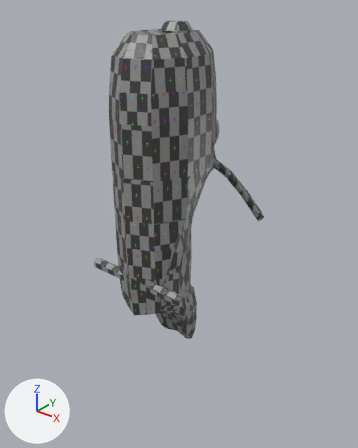
What one commit did to the COLLADA model collada/bike_02.dae.
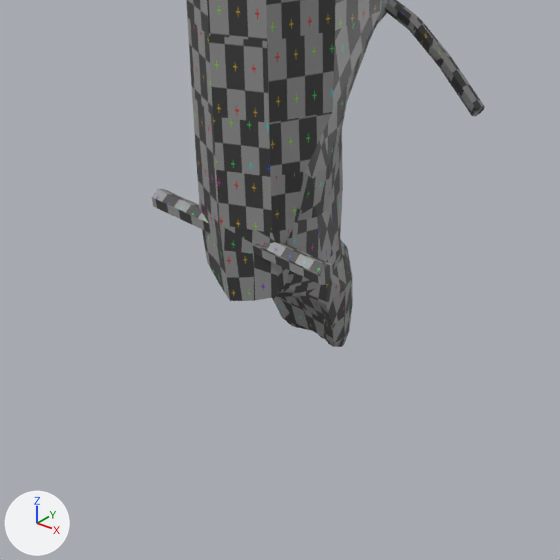
Each version appears first whole from a 50 mm camera at (1.869, -1.572, 0.916) aimed at (0.008, 0.754, -0.526), and next in a close-up on the part from 5% to 85% of the width and 36% to 100% of the height. The axes (+X, +Y, +Z) are drawn at lower left. The lights are the same throughout. Where no turn or scale is listed for an object, it has been applied to the vertices.
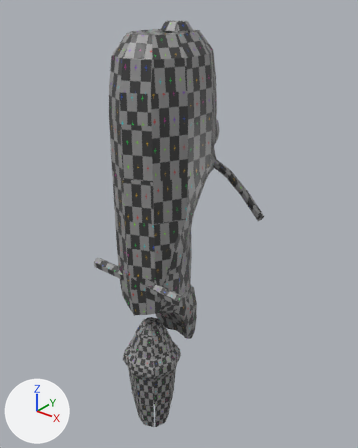
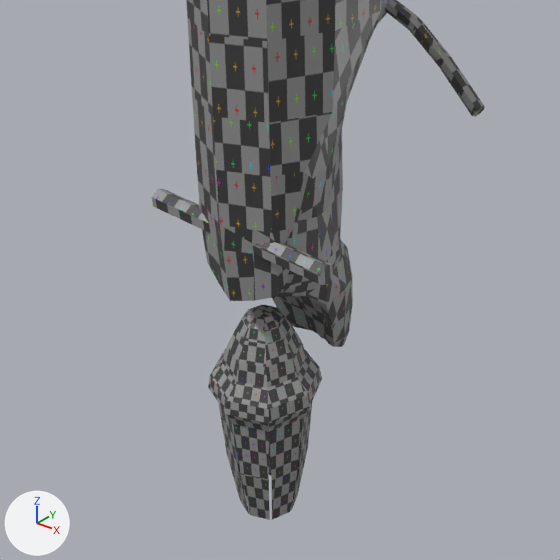
The newer file is also turned or shifted as a whole; pictures and numbers use the older file's frame.

What differs and where, as boxes (x1, y1, x2, y2) in the close-ups (560 x 560 px):
'mono_jet_02', added: after (208, 305, 322, 520)

What changed in the scene script:
```text
Add mat_material_001:
    mat_material_001 = principled_material('Material_001')
    mat_material_001.texture = img_untitled_png
    mat_material_001.roughness = 0.44
Add me_mono_jet_02_001:
    me_mono_jet_02_001.from_pydata(...)  # 138 vertices, 272 faces; spans x -0.206..0.206, y -0.382..0.03, z -1.904..-1.02
    me_mono_jet_02_001.materials.append(mat_material_001)  # picture img_untitled_png
Add ob_mono_jet_02:
    ob_mono_jet_02 = bpy.data.objects.new('mono_jet_02', me_mono_jet_02_001)
    ob_mono_jet_02.location = (0.0, 0.635, -0.122)
```
